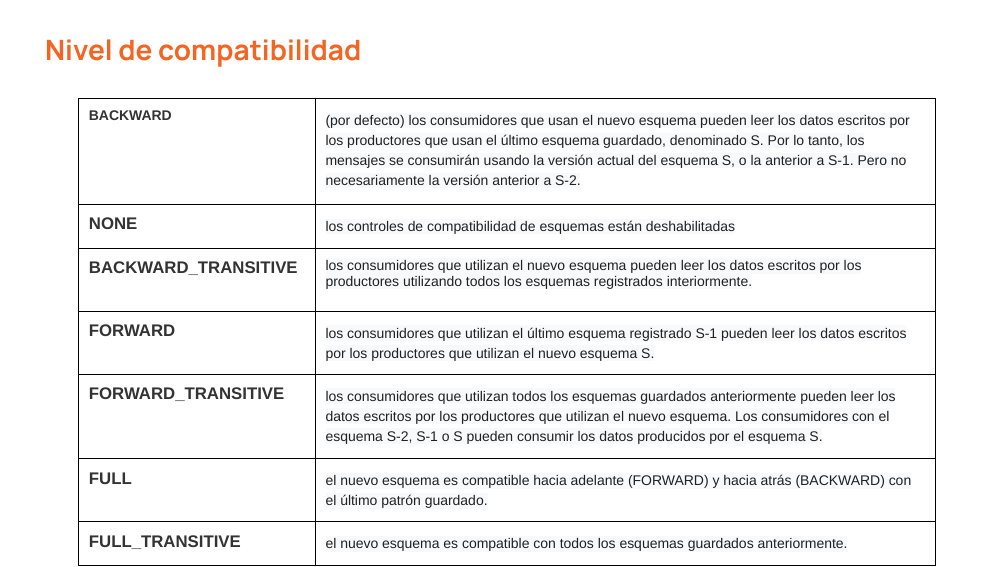
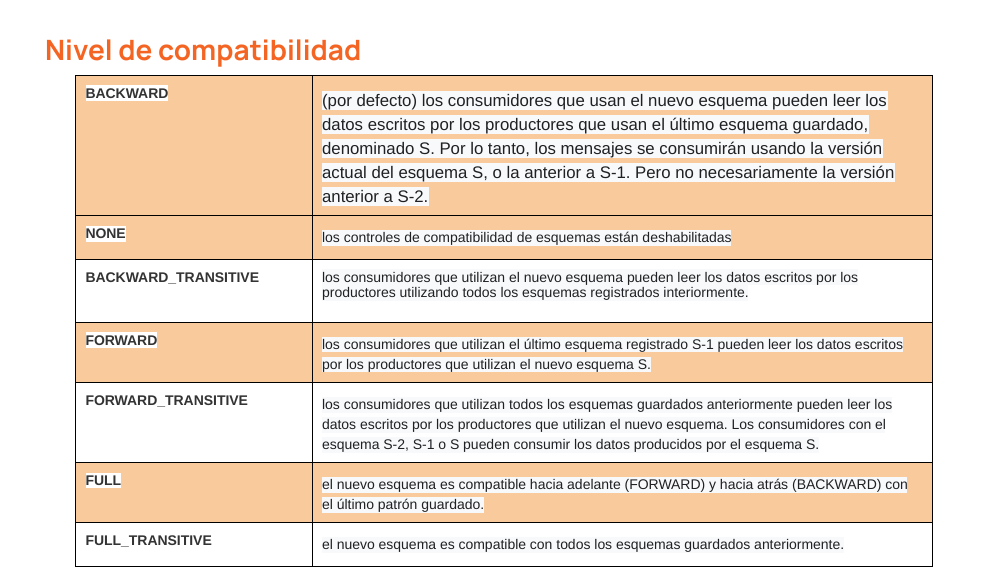
Before and after one commit to vass-engineering/102-spring-kafka-registry, a slide deck: slide 19 of docs/Kafka-GobernanzaDeEsquema.pptx. Drawn at 1008x567 pixels with LibreOffice and Linux fonts; fonts in the diff are those of the drawing. Boxes give left, top, right and bottom in pixels: in the first picture for what was removed or moved away, otherwise in the second. Text is boxed around its words. In the diff, an @@ line names an element or a change of style, - is before the commit and + after.

Commit message:
update slides

```diff
--- a/docs/Kafka-GobernanzaDeEsquema.pptx
+++ b/docs/Kafka-GobernanzaDeEsquema.pptx
@@ table at box(76, 76, 932, 556) @@
@@ fill none to #F9CB9C in 8 cells @@
@@ size 10 to 12 pt in "(por defecto) los consumidores que usan el ..." @@
@@ size 12 to 10 pt in "NONE", "BACKWARD_TRANSITIVE", "FORWARD", "FORWARD_TRANSITIVE" and 2 more places @@
@@ table: place and size @@
-table at box(79, 99, 935, 555)
+table at box(76, 76, 932, 556)
```
